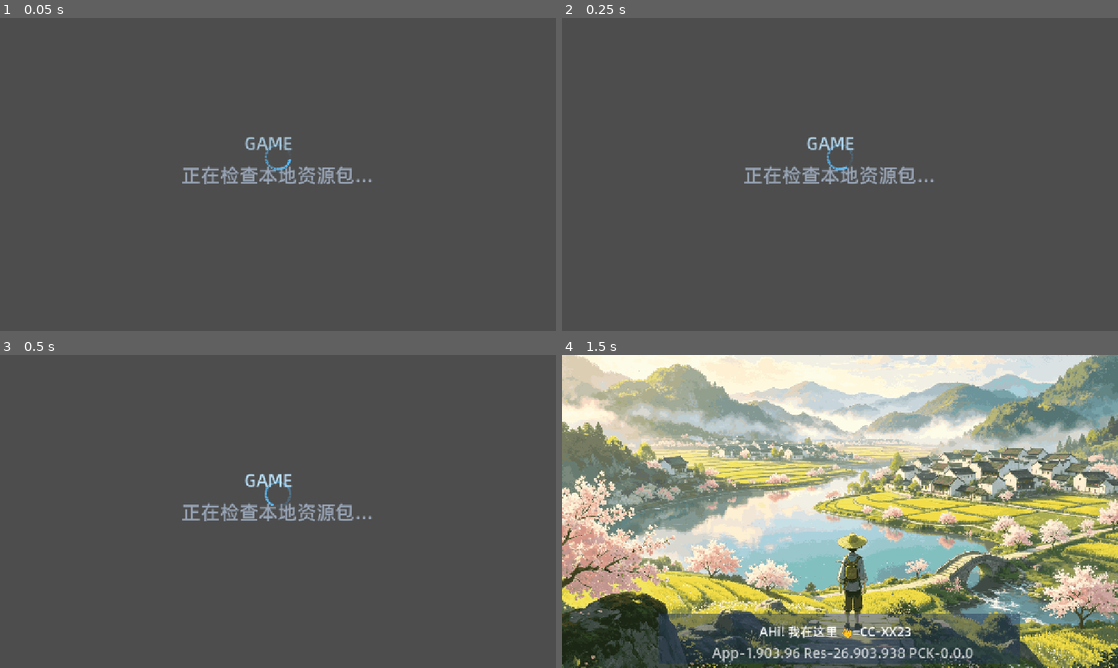
Above: before the commit, frames 1-4 (two rows, left to right).
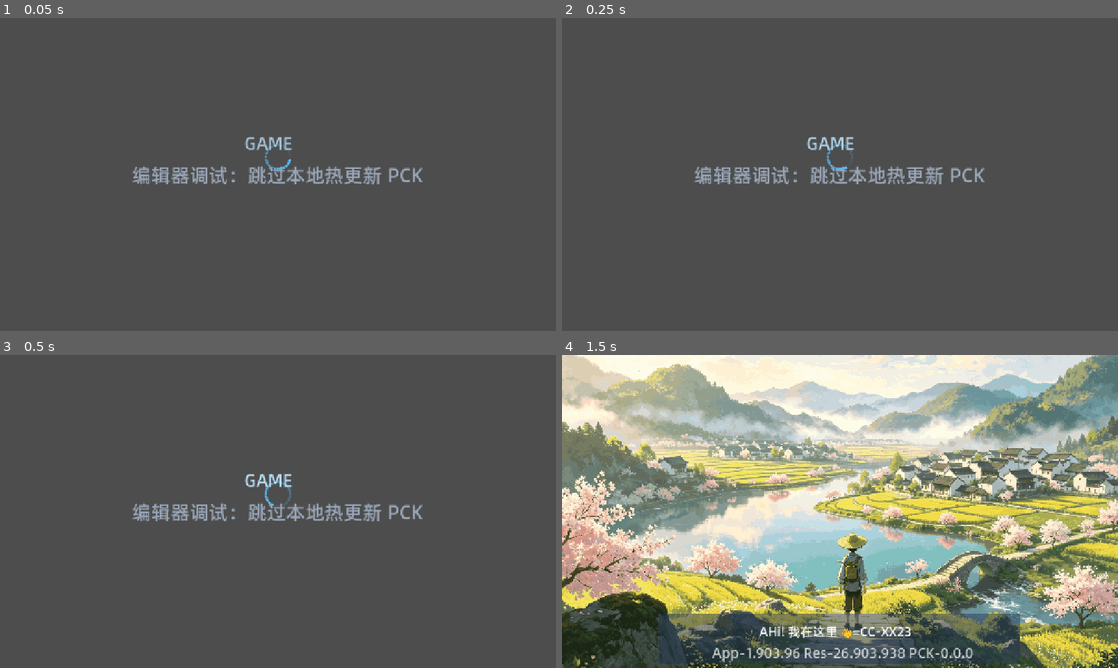
Above: after the commit, the same moments.

Repository: backtend/godothey
Game: Godot game, scene res://scenes/Bootstrap.tscn
Two runs of this game, one before a commit and one after it. Both use one fixed random seed, a clock stepped at 60 frames per second and the inputs below. The engine's default icon, where the game draws it, is replaced by a stand-in: a white triangle on a blue panel in a dark square.
Inputs:
- Up to frame 1 (0.05 s): no input
- Up to frame 2 (0.25 s): no input
- Up to frame 3 (0.5 s): no input
- Up to frame 4 (1.5 s): tap Enter at 0.5 s; hold D (right) 0.53-1.28 s; tap J (attack) at 0.6, 1.35 s; hold S (down) from 1.28 s (still down)

The runs differ from the first frame. In frame 1, 1.7% of the frame differs, in the area x 23-76%, y 47-54%; in frame 2, 1.7%; in frame 3, 1.7%; in frame 4, nothing differs.

Commit message:
调整登录场景和玩家位置，优化主场景引导逻辑

Diff:
--- a/project/scenes/auth/Login.tscn
+++ b/project/scenes/auth/Login.tscn
@@ -1,68 +1,82 @@
-[gd_scene format=3]
+[gd_scene format=3 uid="uid://cb3bmh3prc7sl"]
 
-[ext_resource type="Script" uid="uid://gwbvqevxj6if" path="res://scripts/uis/auth/Login.gd" id="1"]
+[ext_resource type="Script" uid="uid://cjmbey877bfr2" path="res://scripts/uis/auth/Login.gd" id="1"]
 
-[node name="Control" type="Control"]
+[node name="Control" type="Control" unique_id=2007200487]
 layout_mode = 3
 anchors_preset = 15
+anchor_right = 1.0
+anchor_bottom = 1.0
 grow_horizontal = 2
 grow_vertical = 2
 script = ExtResource("1")
 
-[node name="CenterContainer" type="CenterContainer" parent="."]
+[node name="CenterContainer" type="CenterContainer" parent="." unique_id=49133064]
 layout_mode = 1
 anchors_preset = 15
+anchor_right = 1.0
+anchor_bottom = 1.0
 grow_horizontal = 2
 grow_vertical = 2
 
-[node name="PanelContainer" type="PanelContainer" parent="CenterContainer"]
+[node name="PanelContainer" type="PanelContainer" parent="CenterContainer" unique_id=841951260]
 custom_minimum_size = Vector2(420, 420)
+layout_mode = 2
 
-[node name="MarginContainer" type="MarginContainer" parent="CenterContainer/PanelContainer"]
+[node name="MarginContainer" type="MarginContainer" parent="CenterContainer/PanelContainer" unique_id=1029194155]
+layout_mode = 2
 theme_override_constants/margin_left = 32
 theme_override_constants/margin_top = 32
 theme_override_constants/margin_right = 32
 theme_override_constants/margin_bottom = 32
 
-[node name="VBoxContainer" type="VBoxContainer" parent="CenterContainer/PanelContainer/MarginContainer"]
+[node name="VBoxContainer" type="VBoxContainer" parent="CenterContainer/PanelContainer/MarginContainer" unique_id=145476731]
+layout_mode = 2
 theme_override_constants/separation = 16
 
-[node name="Title" type="Label" parent="CenterContainer/PanelContainer/MarginContainer/VBoxContainer"]
+[node name="Title" type="Label" parent="CenterContainer/PanelContainer/MarginContainer/VBoxContainer" unique_id=1254164737]
 layout_mode = 2
 text = "Welcome"
 horizontal_alignment = 1
 
-[node name="Subtitle" type="Label" parent="CenterContainer/PanelContainer/MarginContainer/VBoxContainer"]
+[node name="Subtitle" type="Label" parent="CenterContainer/PanelContainer/MarginContainer/VBoxContainer" unique_id=2023665958]
 layout_mode = 2
 text = "Sign in to continue"
 horizontal_alignment = 1
 
-[node name="Spacer1" type="Control" parent="CenterContainer/PanelContainer/MarginContainer/VBoxContainer"]
-custom_minimum_size = Vector2(0,10)
+[node name="Spacer1" type="Control" parent="CenterContainer/PanelContainer/MarginContainer/VBoxContainer" unique_id=172061758]
+custom_minimum_size = Vector2(0, 10)
+layout_mode = 2
 
-[node name="UsernameEdit" type="LineEdit" parent="CenterContainer/PanelContainer/MarginContainer/VBoxContainer"]
-custom_minimum_size = Vector2(0,48)
+[node name="UsernameEdit" type="LineEdit" parent="CenterContainer/PanelContainer/MarginContainer/VBoxContainer" unique_id=447614709]
+custom_minimum_size = Vector2(0, 48)
+layout_mode = 2
 placeholder_text = "Username"
 
-[node name="PasswordEdit" type="LineEdit" parent="CenterContainer/PanelContainer/MarginContainer/VBoxContainer"]
-custom_minimum_size = Vector2(0,48)
+[node name="PasswordEdit" type="LineEdit" parent="CenterContainer/PanelContainer/MarginContainer/VBoxContainer" unique_id=61905769]
+custom_minimum_size = Vector2(0, 48)
+layout_mode = 2
 placeholder_text = "Password"
 secret = true
 
-[node name="ErrorLabel" type="Label" parent="CenterContainer/PanelContainer/MarginContainer/VBoxContainer"]
+[node name="ErrorLabel" type="Label" parent="CenterContainer/PanelContainer/MarginContainer/VBoxContainer" unique_id=179273749]
 layout_mode = 2
-theme_override_colors/font_color = Color(1,0.3,0.3,1)
+theme_override_colors/font_color = Color(1, 0.3, 0.3, 1)
 horizontal_alignment = 1
 
-[node name="LoginButton" type="Button" parent="CenterContainer/PanelContainer/MarginContainer/VBoxContainer"]
-custom_minimum_size = Vector2(0,48)
+[node name="LoginButton" type="Button" parent="CenterContainer/PanelContainer/MarginContainer/VBoxContainer" unique_id=1208487210]
+custom_minimum_size = Vector2(0, 48)
+layout_mode = 2
 text = "Login"
 
-[node name="Separator" type="HSeparator" parent="CenterContainer/PanelContainer/MarginContainer/VBoxContainer"]
+[node name="Separator" type="HSeparator" parent="CenterContainer/PanelContainer/MarginContainer/VBoxContainer" unique_id=1570816303]
+layout_mode = 2
 
-[node name="GuestButton" type="Button" parent="CenterContainer/PanelContainer/MarginContainer/VBoxContainer"]
-custom_minimum_size = Vector2(0,44)
+[node name="GuestButton" type="Button" parent="CenterContainer/PanelContainer/MarginContainer/VBoxContainer" unique_id=172924566]
+custom_minimum_size = Vector2(0, 44)
+layout_mode = 2
 text = "Continue as Guest"
 
-[node name="BottomSpace" type="Control" parent="CenterContainer/PanelContainer/MarginContainer/VBoxContainer"]
-custom_minimum_size = Vector2(0,8)
+[node name="BottomSpace" type="Control" parent="CenterContainer/PanelContainer/MarginContainer/VBoxContainer" unique_id=676834414]
+custom_minimum_size = Vector2(0, 8)
+layout_mode = 2
--- a/project/scenes/entities/player/Player.tscn
+++ b/project/scenes/entities/player/Player.tscn
@@ -189,7 +189,7 @@
 script = ExtResource("1_635qg")
 
 [node name="Sprite2D" type="Sprite2D" parent="." unique_id=669000048]
-position = Vector2(160.00002, 165)
+position = Vector2(-3, 3)
 scale = Vector2(9.617806, 9.617806)
 texture = ExtResource("1_3vyb7")
 hframes = 6
--- a/project/scenes/home/Home.tscn
+++ b/project/scenes/home/Home.tscn
@@ -8,15 +8,14 @@
 [node name="Node2D" type="Node2D" unique_id=2054691334]
 
 [node name="gdboy" type="Sprite2D" parent="." unique_id=1070978431]
-visible = false
-position = Vector2(203, 275)
+position = Vector2(510, 320)
 texture = ExtResource("1_ig7tw")
 script = ExtResource("2_0xm2m")
 
 [node name="girl" parent="." unique_id=780432313 instance=ExtResource("3_h2yge")]
-position = Vector2(1378, 106)
+position = Vector2(99, 100)
 scale = Vector2(1.0889488, 1.0889488)
 
 [node name="player" parent="." unique_id=1037054095 instance=ExtResource("4_1bvp3")]
-position = Vector2(-86, -53)
+position = Vector2(1052, 455)
 scale = Vector2(1.0007147, 1)
--- a/project/scripts/uis/Bootstrap.gd
+++ b/project/scripts/uis/Bootstrap.gd
@@ -39,7 +39,7 @@
     await get_tree().process_frame
     if EnvedLib.editor():
         _set_status("编辑器调试：跳过本地热更新 PCK")
-        await _apply_local_pcks()
+        # await _apply_local_pcks()
     else:
         _set_status("正在加载本地热更新 PCK...")
         await _apply_local_pcks()
